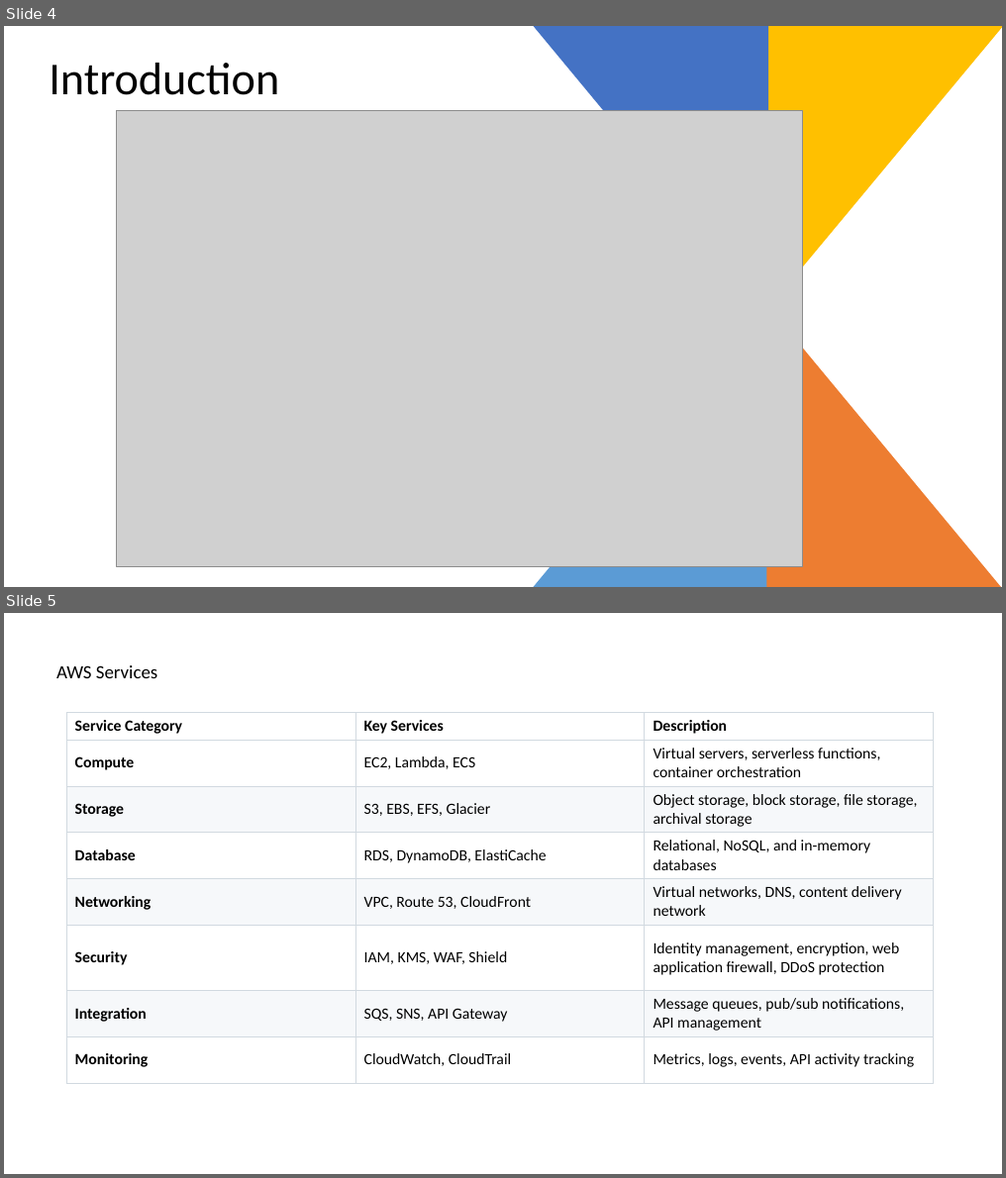
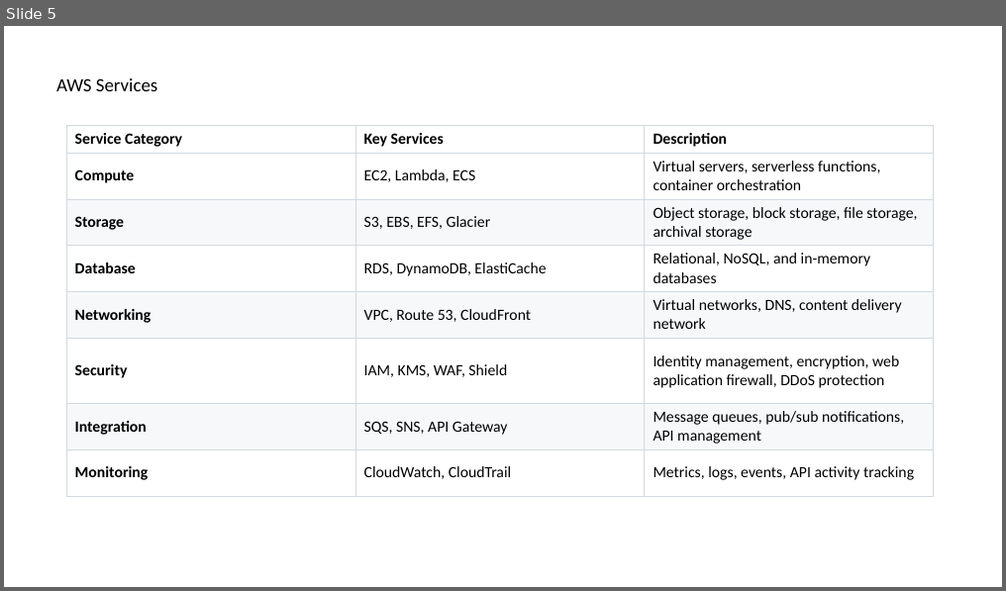
Before and after one commit to amelcharolinesgn2/AWS, a slide deck: Module 1_Introduction_AWS.pptx. Shown one above the other, each under a label of ours: slides 4 and 5 before the commit, slide 5 after it. The pictures are 1006x1178 and 1006x591 pixels, drawn with LibreOffice and Linux fonts; fonts in the diff are those of the drawing; grey boxes stand for pictures. Boxes give left, top, right and bottom in pixels: in the first picture for what was removed or moved away, otherwise in the second. Text is boxed around its words. In the diff, an @@ line names an element or a change of style, - is before the commit and + after.

```diff
--- a/Module 1_Introduction_AWS.pptx
+++ b/Module 1_Introduction_AWS.pptx
@@ slide 4 removed at bbox=[4, 26, 1002, 587], background #FFFFFF @@
@@ freeform shape removed at bbox=[534, 26, 768, 310] @@
@@ freeform shape removed at bbox=[767, 26, 1002, 310] @@
@@ title removed at bbox=[49, 63, 279, 95] @@
-Introduction
@@ picture removed at bbox=[116, 110, 803, 567] @@
@@ freeform shape removed at bbox=[533, 304, 768, 587] @@
@@ freeform shape removed at bbox=[767, 304, 1002, 587] @@
```
Also in this commit, not shown: 1 slide changed, 1 slide added.
